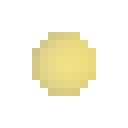
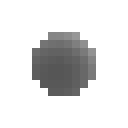
Layer changes from the first 128 × 128 image to the second:
added layer "weakentropy" (70%) above "entropy" over [32, 32, 96, 96]
hid "air", opacity 100% → 70% over [32, 32, 96, 96]
removed layer "Taso #2" over [32, 32, 96, 96]
showed "uusitaso" over [32, 32, 96, 96]
hid "Taso #1" over [32, 32, 96, 96]
